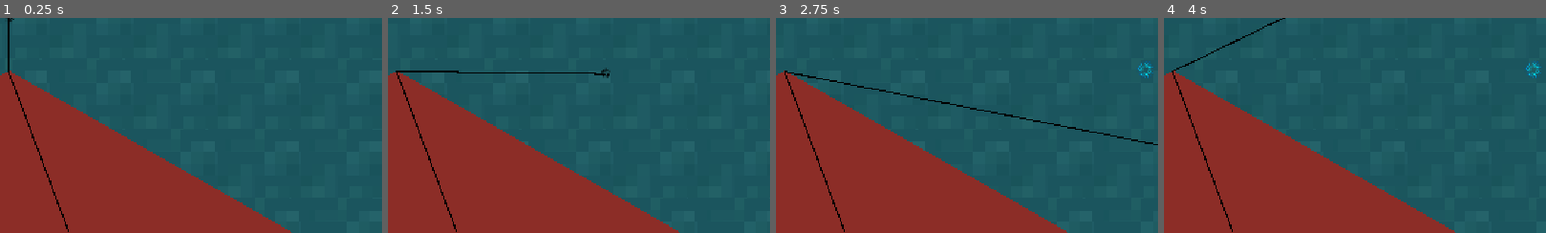
Above: before the commit, frames 1-4 (left to right).
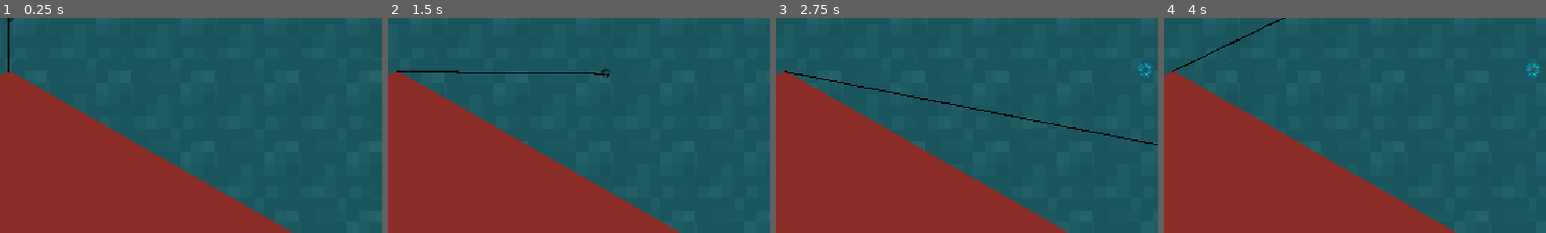
Above: after the commit, the same moments.

Repository: dabantoibarguen/Mullu-PGJ2026
Game: Godot game, scene res://pesca/pesca_main.tscn
The game is run twice, just before and just after one commit, with the same random seed, the same clock (stepped at 60 frames per second) and the same inputs. The engine's default icon, where the game draws it, is replaced by a stand-in: a white triangle on a blue panel in a dark square.
Inputs (mouse positions are % of the whole screen's width and height, from its top left):
- Up to frame 1 (0.25 s): no input
- Up to frame 2 (1.5 s): tap Enter at 0.5 s; move the mouse to (72, 45) at 0.52 s; hold Right (ui_right) 0.53-1.28 s; tap Space at 0.77 s; move the mouse to (30, 55) at 1.27 s; hold Down (ui_down) from 1.28 s (still down)
- Up to frame 3 (2.75 s): tap Space at 1.52 s; move the mouse to (60, 28) at 2.02 s; release Down (ui_down) at 2.03 s; hold Right (ui_right) from 2.03 s (still down)
- Up to frame 4 (4 s): move the mouse to (45, 70) at 2.77 s; release Right (ui_right) at 2.78 s; hold Up (ui_up) 2.78-3.53 s; tap Space at 3.02, 3.77 s; move the mouse to (80, 65) at 3.52 s; hold Left (ui_left) from 3.53 s (still down)
The pictures show only the part of the screen within x 49-99%, y 50-100%; the shares and areas given below are measured in that part.

The runs differ from the first frame. In frame 1, 0.3% of the frame differs, in the area x 2-18%, y 25-100%; in frame 2, 0.3%; in frame 3, 0.3%; in frame 4, 0.3%.

Commit message:
Organizacion de archivos (PSC)

Diff:
--- a/pesca/anzuelo.gd
+++ b/pesca/anzuelo.gd
@@ -20,5 +20,5 @@
 		oldpos = global_position - velocity*1
 	else:
 		global_position = oldpos
-	cuerda.remove_point(2)
+	cuerda.remove_point(1)
 	cuerda.add_point(global_position)
--- a/pesca/barra_pesca.tscn
+++ b/pesca/overlay/barra_pesca.tscn
@@ -1,7 +1,7 @@
 [gd_scene format=3 uid="uid://m6rpj2c13upr"]
 
-[ext_resource type="Script" uid="uid://cyxqw7eqt5w8n" path="res://pesca/Juego_Main.gd" id="1_633cc"]
-[ext_resource type="Script" uid="uid://bjj0c8kxmqjuq" path="res://pesca/barra_pesca.gd" id="1_s17fj"]
+[ext_resource type="Script" uid="uid://cyxqw7eqt5w8n" path="res://pesca/overlay/Juego_Main.gd" id="1_633cc"]
+[ext_resource type="Script" uid="uid://bjj0c8kxmqjuq" path="res://pesca/overlay/barra_pesca.gd" id="1_s17fj"]
 
 [node name="JuegoPesca" type="Control" unique_id=788184286]
 layout_mode = 3
--- a/pesca/pesca_main.tscn
+++ b/pesca/pesca_main.tscn
@@ -4,8 +4,8 @@
 [ext_resource type="Script" uid="uid://bxxkjmfcd08lo" path="res://pesca/pesca_main.gd" id="1_8yp11"]
 [ext_resource type="Texture2D" uid="uid://c84fje55h6q2d" path="res://pesca/assets/whirlpool.png" id="3_l87ni"]
 [ext_resource type="Script" uid="uid://dlpt6ajx836u" path="res://pesca/anzuelo.gd" id="3_u3kmj"]
-[ext_resource type="Shader" uid="uid://de3ceajghuhl0" path="res://pesca/blur.gdshader" id="5_u3kmj"]
-[ext_resource type="PackedScene" uid="uid://m6rpj2c13upr" path="res://pesca/barra_pesca.tscn" id="6_2t0r3"]
+[ext_resource type="Shader" uid="uid://de3ceajghuhl0" path="res://pesca/overlay/blur.gdshader" id="5_u3kmj"]
+[ext_resource type="PackedScene" uid="uid://m6rpj2c13upr" path="res://pesca/overlay/barra_pesca.tscn" id="6_2t0r3"]
 [ext_resource type="Texture2D" uid="uid://b5qyg8qdrnl67" path="res://icon.svg" id="7_2jept"]
 
 [sub_resource type="CapsuleShape2D" id="CapsuleShape2D_id21n"]
@@ -103,7 +103,7 @@
 unique_name_in_owner = true
 position = Vector2(-0.05261068, 0)
 scale = Vector2(0.052610673, 0.094160184)
-points = PackedVector2Array(85.99999, 306, 0, 77)
+points = PackedVector2Array(0, 77)
 width = 2.0
 default_color = Color(0, 0, 0, 1)
 
Renamed: pesca/Juego_Main.gd -> pesca/overlay/Juego_Main.gd
Renamed: pesca/Juego_Main.gd.uid -> pesca/overlay/Juego_Main.gd.uid
Renamed: pesca/barra_pesca.gd -> pesca/overlay/barra_pesca.gd
Renamed: pesca/barra_pesca.gd.uid -> pesca/overlay/barra_pesca.gd.uid
Renamed: pesca/blur.gdshader -> pesca/overlay/blur.gdshader
Renamed: pesca/blur.gdshader.uid -> pesca/overlay/blur.gdshader.uid
